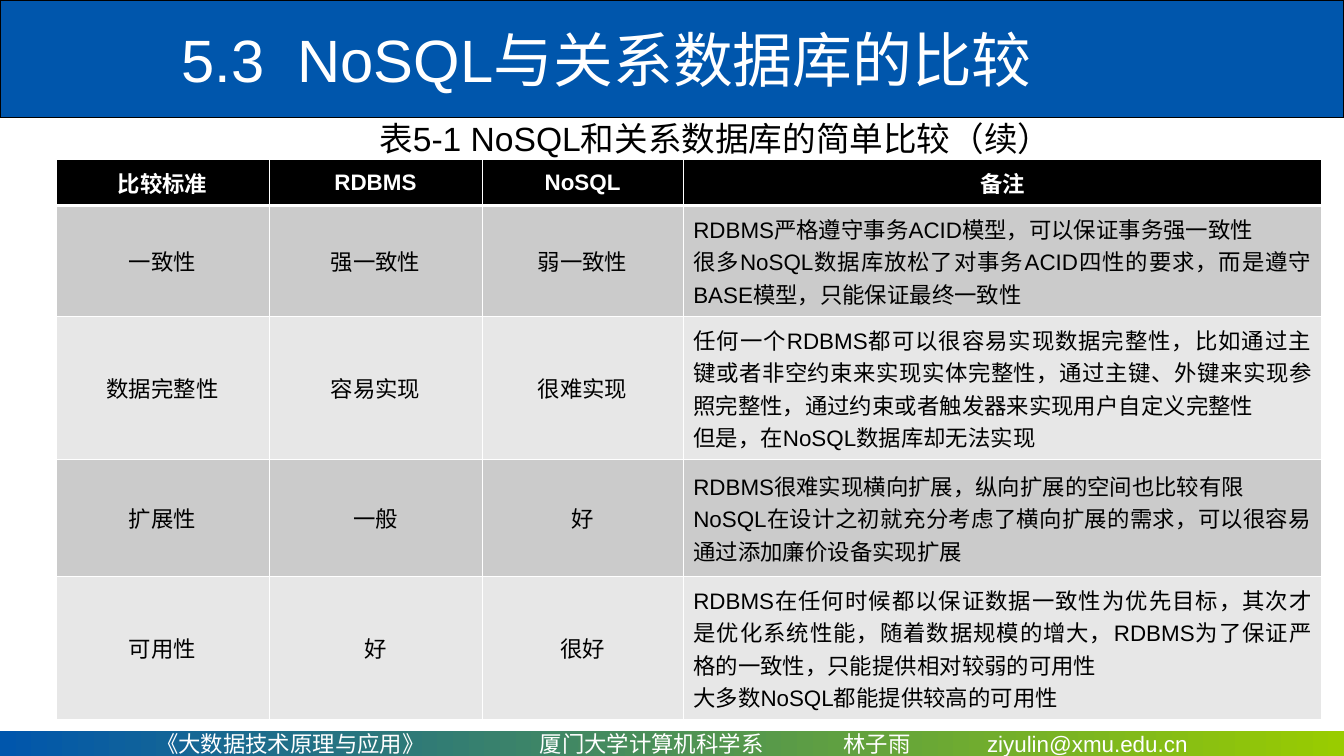
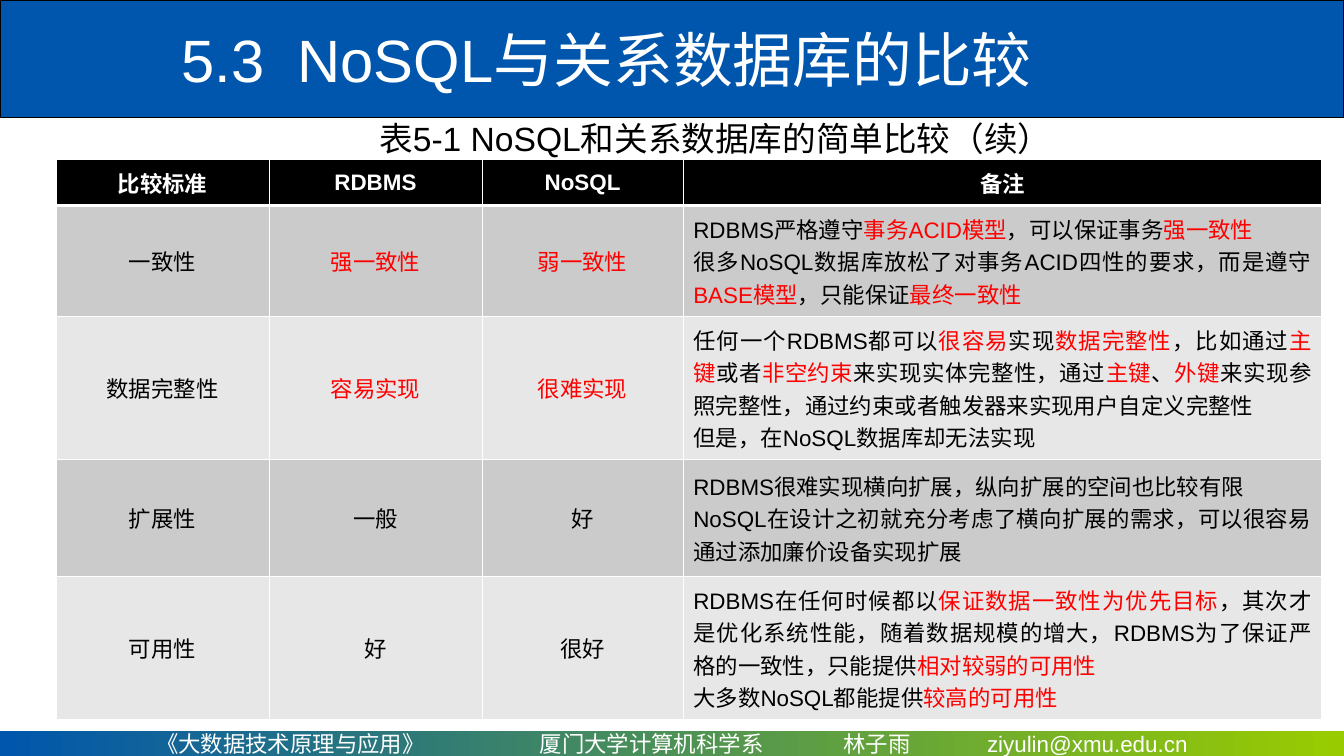
Before and after one commit to ly2010dd/courses_repo, a slide deck: slide 10 of PPT/Chapter5-厦门大学-林子雨-大数据技术原理与应用-第五章-NoSQL数据库（网易云课堂）.ppt. Drawn at 1344x756 pixels with LibreOffice and Linux fonts; fonts in the diff are those of the drawing; background and template pictures are left out. Boxes give left, top, right and bottom in pixels: in the first picture for what was removed or moved away, otherwise in the second. Text is boxed around its words. In the diff, an @@ line names an element or a change of style, - is before the commit and + after.

```diff
--- a/PPT/Chapter5-厦门大学-林子雨-大数据技术原理与应用-第五章-NoSQL数据库（网易云课堂）.ppt
+++ b/PPT/Chapter5-厦门大学-林子雨-大数据技术原理与应用-第五章-NoSQL数据库（网易云课堂）.ppt
@@ table at (56,160,1324,715) @@
@@ text colour #000000 to #FF0000 in "强一致性", "弱一致性", "RDBMS严格遵守事务ACID模型，可以保证事务强一致性", "很多NoSQL数据库放松了对事务ACID四性的要求，而是遵守BASE模型，只能保证最终一致性" and 5 more places @@
```
Also in this commit, not shown: 20 other slides changed.
